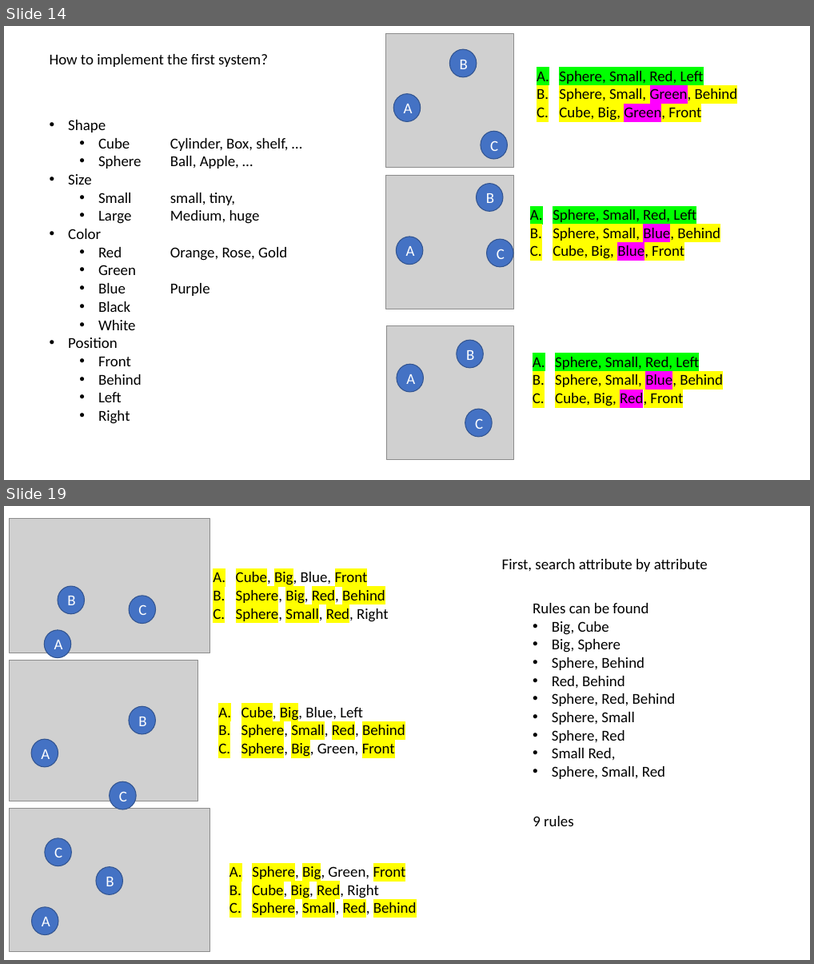
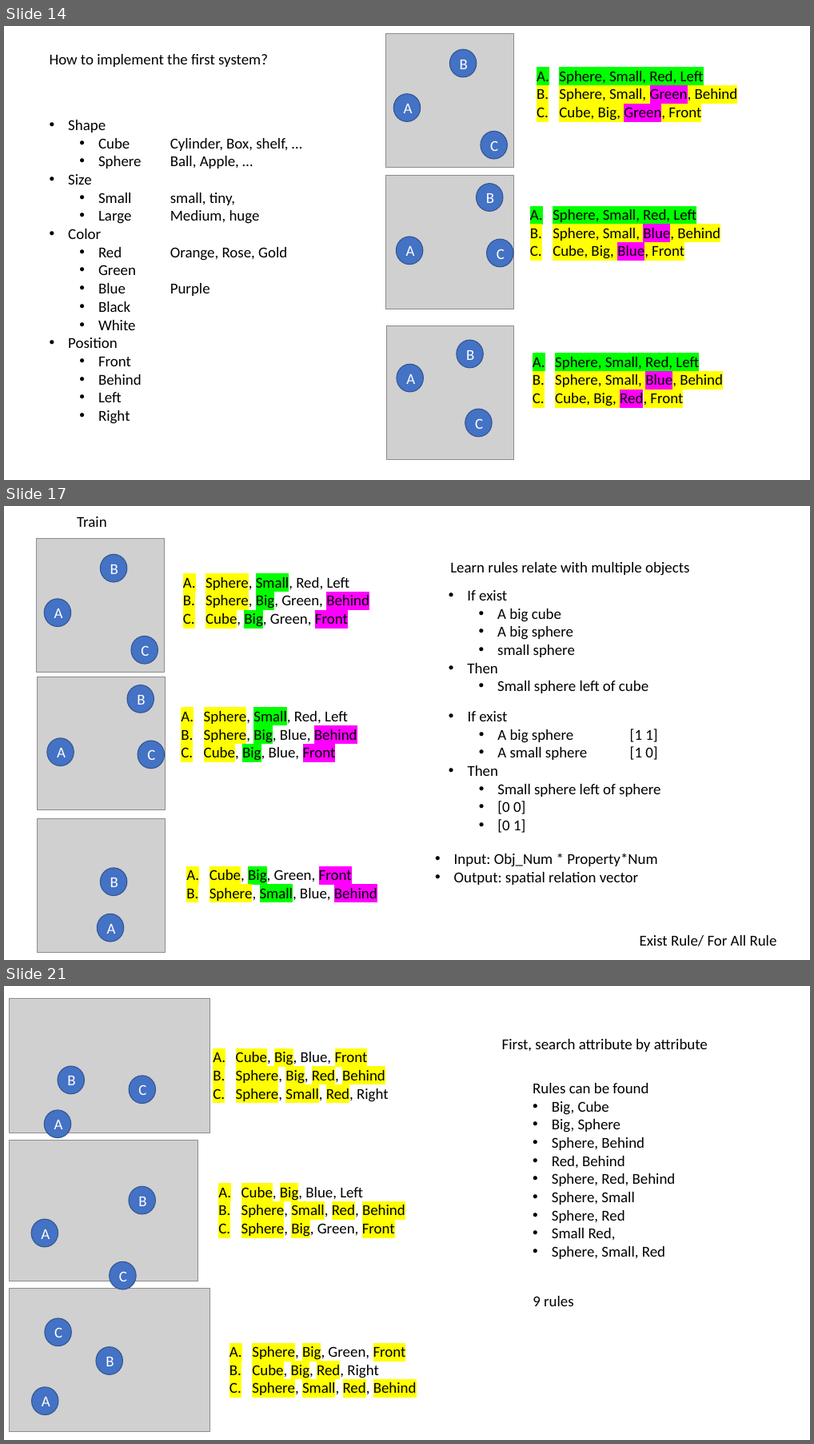
Before and after one commit to akweury/nsai_note, a slide deck: spatial_relation_vector.pptx. Shown one above the other, each under a label of ours: slides 14 and 19 before the commit, slides 14, 17 and 21 after it; the slides between them are not shown. The pictures are 814x964 and 814x1444 pixels, drawn with LibreOffice and Linux fonts; fonts in the diff are those of the drawing; grey boxes stand for pictures. Boxes give left, top, right and bottom in pixels: in the first picture for what was removed or moved away, otherwise in the second. Text is boxed around its words. In the diff, an @@ line names an element or a change of style, - is before the commit and + after.

```diff
--- a/spatial_relation_vector.pptx
+++ b/spatial_relation_vector.pptx
@@ slide 17 added at (4,506,810,960), background #FFFFFF @@
@@ text added at (77,516,107,527), 18 pt, text #000000 @@
+Train
@@ picture added at (37,538,164,672) @@
@@ ellipse added at (100,554,127,582), fill #4472C4, outline #325491 1 pt, 18 pt, text #FFFFFF @@
+B
@@ text added at (206,575,370,628), 18 pt, text #000000 @@
+A. Sphere, Small, Red, Left
+B. Sphere, Big, Green, Behind
+C. Cube, Big, Green, Front
@@ text added at (450,562,690,576), 18 pt, text #000000 @@
+Learn rules relate with multiple objects
@@ ellipse added at (44,599,70,626), fill #4472C4, outline #325491 1 pt, 18 pt, text #FFFFFF @@
+A
@@ text added at (467,590,649,693), 18 pt, text #000000 @@
+• If exist
+  • A big cube
+  • A big sphere
+  • small sphere
+• Then
+  • Small sphere left of cube
@@ ellipse added at (131,636,158,664), fill #4472C4, outline #325491 1 pt, 18 pt, text #FFFFFF @@
+C
@@ picture added at (37,676,165,810) @@
@@ ellipse added at (127,685,154,713), fill #4472C4, outline #325491 1 pt, 18 pt, text #FFFFFF @@
+B
@@ text added at (204,708,358,762), 18 pt, text #000000 @@
+A. Sphere, Small, Red, Left
+B. Sphere, Big, Blue, Behind
+C. Cube, Big, Blue, Front
@@ text added at (468,711,661,832), 18 pt, text #000000 @@
+• If exist
+  • A big sphere [1 1]
+  • A small sphere [1 0]
+• Then
+  • Small sphere left of sphere
+  • [0 0]
+  • [0 1]
@@ ellipse added at (47,738,74,765), fill #4472C4, outline #325491 1 pt, 18 pt, text #FFFFFF @@
+A
@@ ellipse added at (138,740,164,768), fill #4472C4, outline #325491 1 pt, 18 pt, text #FFFFFF @@
+C
@@ picture added at (37,819,165,952) @@
@@ text added at (454,852,658,884), 18 pt, text #000000 @@
+• Input: Obj_Num * Property*Num
+• Output: spatial relation vector
@@ ellipse added at (100,868,127,896), fill #4472C4, outline #325491 1 pt, 18 pt, text #FFFFFF @@
+B
@@ text added at (210,867,378,902), 18 pt, text #000000 @@
+A. Cube, Big, Green, Front
+B. Sphere, Small, Blue, Behind
@@ ellipse added at (97,914,124,941), fill #4472C4, outline #325491 1 pt, 18 pt, text #FFFFFF @@
+A
@@ text added at (640,935,778,946), 18 pt, text #000000 @@
+Exist Rule/ For All Rule
@@ what was slide 19 is now slide 21 @@
```
Also in this commit, not shown: 5 slides changed, 2 other slides added.
